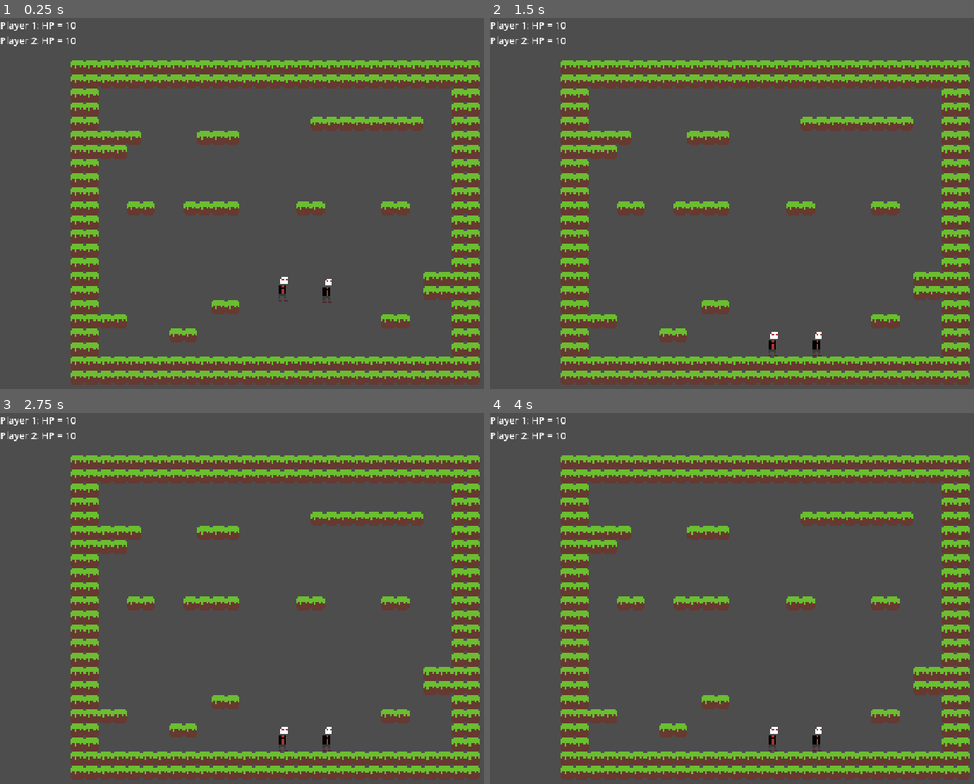
Above: before the commit, frames 1-4 (two rows, left to right).
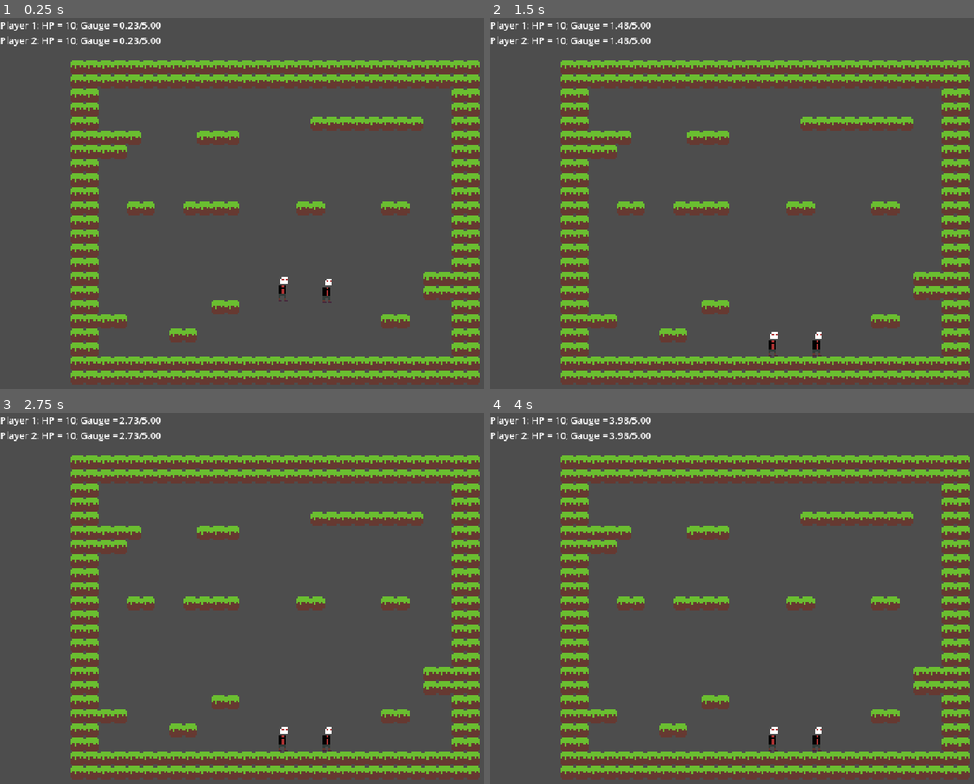
Above: after the commit, the same moments.

Repository: grandeisa/livre-2026
Game: Godot game, scene res://scenes/test_level.tscn
Two runs of this game, one before a commit and one after it. Both use one fixed random seed, a clock stepped at 60 frames per second and the inputs below.
Inputs:
- Up to frame 1 (0.25 s): no input
- Up to frame 2 (1.5 s): no input
- Up to frame 3 (2.75 s): no input
- Up to frame 4 (4 s): no input

The runs differ from the first frame. In frame 1, 0.3% of the frame differs, in the area x 15-34%, y 1-8%; in frame 2, 0.3%; in frame 3, 0.3%; in frame 4, 0.3%.

Commit message:
Allow explosions to happen when falling

Diff:
--- a/src/scripts/hud.gd
+++ b/src/scripts/hud.gd
@@ -10,5 +10,7 @@
 func _process(_delta: float) -> void:
 	var label_str: String = ""
 	for player: Player in _players:
-		label_str += "Player %d: HP = %d\n" % [player.id + 1, player.health_points]
+		label_str += "Player %d: HP = %d" % [player.id + 1, player.health_points]
+		label_str += "; Gauge = %.2f/%.2f" % [player.time_without_atk, Player.MAX_TIME_WITHOUT_ATK]
+		label_str += "\n"
 	_hp_label.text = label_str
--- a/src/scripts/player-states/fall.gd
+++ b/src/scripts/player-states/fall.gd
@@ -9,3 +9,8 @@
 func _physics_update_state(delta: float) -> void:
 	if player.is_on_floor():
 		start_transition("grounded")
+	elif (MultiInput.is_action_just_pressed("p_jump", player.device) and \
+		player.time_without_atk >= Player.MIN_TIME_FOR_ATK) \
+		or player.time_without_atk > Player.MAX_TIME_WITHOUT_ATK:
+		player.time_without_atk = 0.0
+		start_transition("jump")
--- a/src/scripts/player-states/grounded.gd
+++ b/src/scripts/player-states/grounded.gd
@@ -6,13 +6,11 @@
 func _enter_state() -> void:
 	player.current_speed = player.GROUNDED_SPEED
 
-func _process(delta: float) -> void:
-	player.time_without_atk += delta
-
 func _physics_update_state(_delta: float) -> void:
 	if not player.is_on_floor():
 		start_transition("fall")
-	elif MultiInput.is_action_just_pressed("p_jump", player.device) \
+	elif (MultiInput.is_action_just_pressed("p_jump", player.device) and \
+		player.time_without_atk >= Player.MIN_TIME_FOR_ATK) \
 		or player.time_without_atk > Player.MAX_TIME_WITHOUT_ATK:
 		player.time_without_atk = 0.0
 		start_transition("jump")
--- a/src/scripts/player.gd
+++ b/src/scripts/player.gd
@@ -10,6 +10,7 @@
 const GRAVITY = Vector2(0, 980.0)
 
 const MAX_TIME_WITHOUT_ATK: float = 5.0
+const MIN_TIME_FOR_ATK: float = 0.5
 
 #region components
 @onready var sprite:Sprite2D = $Sprite2D
@@ -33,8 +34,9 @@
 var can_attack: bool = true
 var time_without_atk = 0.0
 
-func _process(_delta: float) -> void:
+func _process(delta: float) -> void:
 	input_direction = MultiInput.get_vector("p_left","p_right", "p_up", "p_down", device)
+	time_without_atk += delta
 
 func _physics_process(delta: float) -> void:
 	if can_move and input_direction.x:
Not shown, changed: ideadump.md
